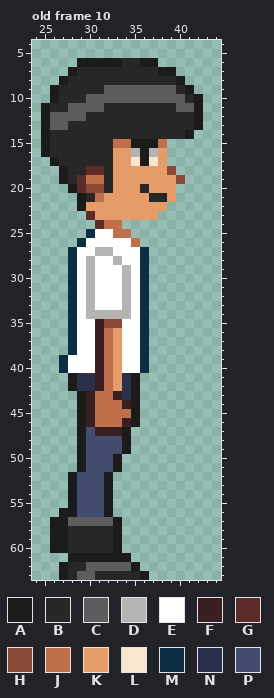
File history of a pixel-art file, TheDreams/Assets/Character/Images/MainCharacter/Sprite-0001.aseprite. The picture above was drawn from the file before the commit.
64x64 pixels, 18 frames. Shown: old frame 10: x 24..44, y 4..63. The commit also changed other frames, which this record leaves out.
Palette (. is transparent): A #1b1b1b  B #272727  C #5d5d5d  D #b4b4b4  E #ffffff  F #391f21  G #5d2c28  H #8a4836  J #bf6f4a  K #e69c69  L #f9e6cf  M #0c2e44  N #2a2f4e  P #424c6e
Pixels before, old frame 10, first column x 25:
 6 ....AAAAABBAA.....
 7 ...ABBBBBBBBBAA...
 8 ..ABBBBBBBBBBBBA..
 9 .ABBBBBCCCCCCCCBA.
10 .ABBBCCCCCCCCCCCBA
11 ABBCCCCBBBBBBBBCCA
12 ACCCCBBBBBBBBBBBBA
13 ACCBBBBBBBBBBBBBBA
14 ABBBBBBBBBBBBBBBA.
15 ABBBBBBBJJAAAJ....
16 ABBBBBBBKKDADK....
17 .ABBBBBBKKLALK....
18 ..ABBGGBKKKKKKH...
19 ..ABGJJBKKKKKKKH..
20 ...AGHHBKKKBKKK...
21 ....ABJKKKKKBBK...
22 ....AKKKKKKKKK....
23 .....GKKKKKKK.....
24 ......GJJ.........
25 .....MEEJJ........
26 ....MEEEEEJ.......
27 ...MEEDDEEEM......
28 ...MEDEEDEEM......
29 ...MEDEEEDEM......
30 ...MEDEEEDEM......
31 ...MEDEEEDEM......
32 ...MEDEEEDEM......
33 ...MEDEEEDEM......
34 ...MEDDDDDEM......
35 ...MEEFHHEEM......
36 ...MEEFJKEEM......
37 ...MEEFJKEEM......
38 ...MEEFJKEEM......
39 ..MEEEFJKEEM......
40 ..MEEEFJKEEM......
41 ...ANNFJKNA.......
42 ...ANNFJKNA.......
43 ....AFJJFNA.......
44 ....AFJJJFA.......
45 ....AFJJJJA.......
46 ....AFJJJFA.......
47 ....APFFFA........
48 ....APPPPA........
49 ....APPPPA........
50 ....APPPA.........
51 ....APPPA.........
52 ...APPPA..........
53 ...APPPA..........
54 ...APPPA..........
55 ...APPPA..........
56 ..AAPPPA..........
57 .AACCCCCA.........
58 .AABBBBBA.........
59 .AABBBBBA.........
60 .AABBBBBA.........
61 ...AAAAAAA........
62 ..ABBCCCCCA.......
63 ..ABCCBBBBBA......
The same view after the edit:
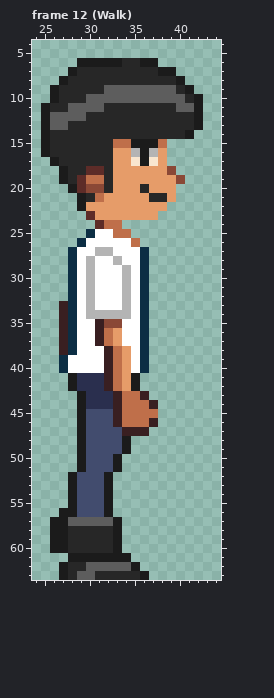
A new or re-ordered frame is compared with the old frame closest to it.
The commit says: 29/07/2026 Character Move Hand, Hand#2
Changes in this commit:
layer "Base" now shown
layer "Hand#2" added
frames re-ordered
Frame 12 (Walk) against old frame 10, layers "Hand#2", "Hand":
Colour F gives way to colour E in rows 38 to 40 at x 31.
The edit adds colour F in rows 33 to 38 at x 27; in row 43 at x 36; in row 44 at x 37; in row 46 at x 37; in row 47 at x 35 to 36.
Colour A gives way to colour F in row 47 at x 34.
Colour J gives way to colour F in rows 38 to 42 at x 32; in rows 44 to 46 at x 33.
The edit adds colour J in row 44 at x 36; in row 45 at x 36 to 37; in row 46 at x 36.
Colour A gives way to colour J in rows 43 to 46 at x 35.
Colour F gives way to colour J in row 44 at x 34; in row 46 at x 34.
Colour K gives way to colour J in rows 38 to 42 at x 33.
Colour N gives way to colour J in row 43 at x 34.
Colour E gives way to colour K in rows 38 to 40 at x 34.
Colour N gives way to colour K in rows 41 to 42 at x 34.
Colour F gives way to colour N in rows 41 to 42 at x 31; in rows 43 to 44 at x 30.
Colour J gives way to colour N in rows 43 to 44 at x 31 to 32.
Colour F gives way to colour P in rows 45 to 46 at x 30; in row 47 at x 31 to 33.
Colour J gives way to colour P in rows 45 to 46 at x 31 to 32.
Pixel boxes of the changes (left, top, right, bottom) in both pictures:
changed: (59, 301, 158, 436)
